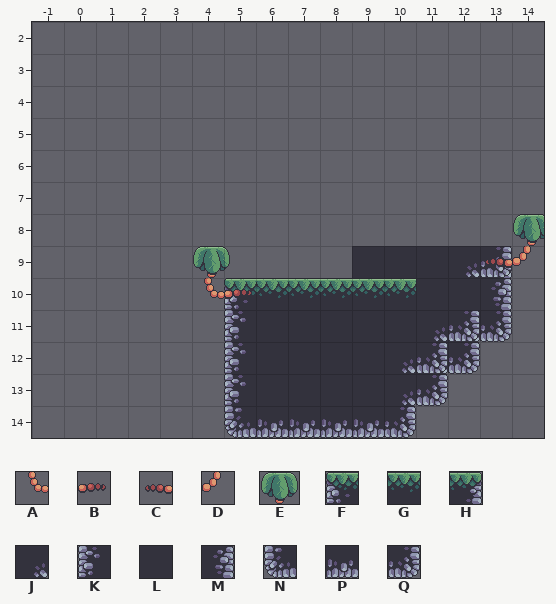
A Tiled map gets an edit: main_game.tmx. The picture above was drawn from the file before the commit.
Cells are 32x32 px. Shown: x -1..14, y 2..14.
Key: from "fg_trees": A 1, B 2, C 4, D 5; from "fg_trees_top": E 0; from "terrain": F 0, G 1, H 2, J 7 turned 270, K 17, L 18, M 19, N 34, P 35, Q 36.
_ is an empty cell, # one hidden under a higher layer.
Objects are placed by their top-left corner, in cells (3,4 is the top-left corner of cell 3,4); size is 1x1 cell unless given.
Layers that did not change in this view are not listed.
Layer "Terrain" before, first column x -1:
 2 ________________
 3 ________________
 4 ________________
 5 ________________
 6 ________________
 7 ________________
 8 ________________
 9 __________###GH_
10 ______FGGGGGLLM_
11 ______K#####LJQ_
12 ___________LJQ__
13 ______KLLLLJQ___
14 ________________
Layer "Background" before, first column x -1:
 2 ________________
 3 ________________
 4 ________________
 5 ________________
 6 ________________
 7 ________________
 8 ________________
 9 __________LLLJQ_
10 ________________
11 ______KLLLLLJQ__
12 ______KLLLLJQ___
13 ________________
14 ______NPPPPQ____
Layer "Foreground" before, first column x -1:
 2 ________________
 3 ________________
 4 ________________
 5 ________________
 6 ________________
 7 ________________
 8 _______________E
 9 _____E________CD
10 _____AB_________
11 ________________
12 ________________
13 ________________
14 ________________
The result:
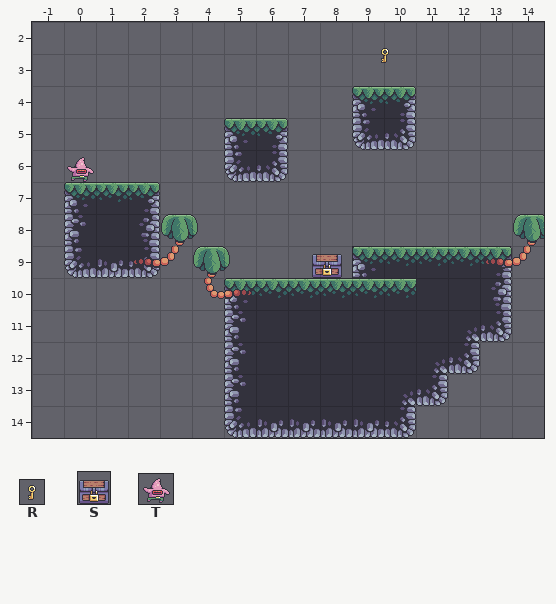
Further tiles: from "Chest key": R 0; from "chest": S 0; from "player": T 0 flipped left-right.
Difference:
Layer "Terrain":
Tile G gives way to one hidden under a higher layer in row 9 at x 12.
Tile L gives way to one hidden under a higher layer in row 11 at x 11; in row 12 at x 10.
The edit adds tile F in row 4 at x 9; in row 5 at x 5; in row 7 at x 0.
The edit adds tile G in row 7 at x 1.
The edit adds tile H in row 4 at x 10; in row 5 at x 6; in row 7 at x 2.
The edit adds tile K in row 8 at x 0.
The edit adds tile L in row 9 at x 9.
The edit adds tile L in row 8 at x 1.
The edit adds tile M in row 8 at x 2.
The edit adds tile N in row 5 at x 9; in row 6 at x 5; in row 9 at x 0.
The edit adds tile P in row 9 at x 1.
Tile H gives way to tile Q in row 9 at x 13.
Tile J gives way to tile Q in row 11 at x 12; in row 12 at x 11.
The edit adds tile Q in row 5 at x 10; in row 6 at x 6; in row 9 at x 2.
Layer "Background":
Tile L gives way to tile F in row 9 at x 9.
Tile J gives way to tile G in row 9 at x 12.
Tile L gives way to tile G in row 9 at x 10 to 11.
Tile Q gives way to tile H in row 9 at x 13.
Tile Q gives way to tile J in row 11 at x 12; in row 12 at x 11.
Tile J gives way to tile L in row 11 at x 11; in row 12 at x 10.
Layer "Foreground":
The edit adds tile C in row 9 at x 2.
The edit adds tile D in row 9 at x 3.
The edit adds tile E in row 8 at x 3.
Layer "Object":
A new object: R "Chest Key" at 9.6,2.6 size 0.8x0.8.
A new object: T "Player" at 0,6.1 size 1.1x0.9.
A new object: S at 7.7,9.
